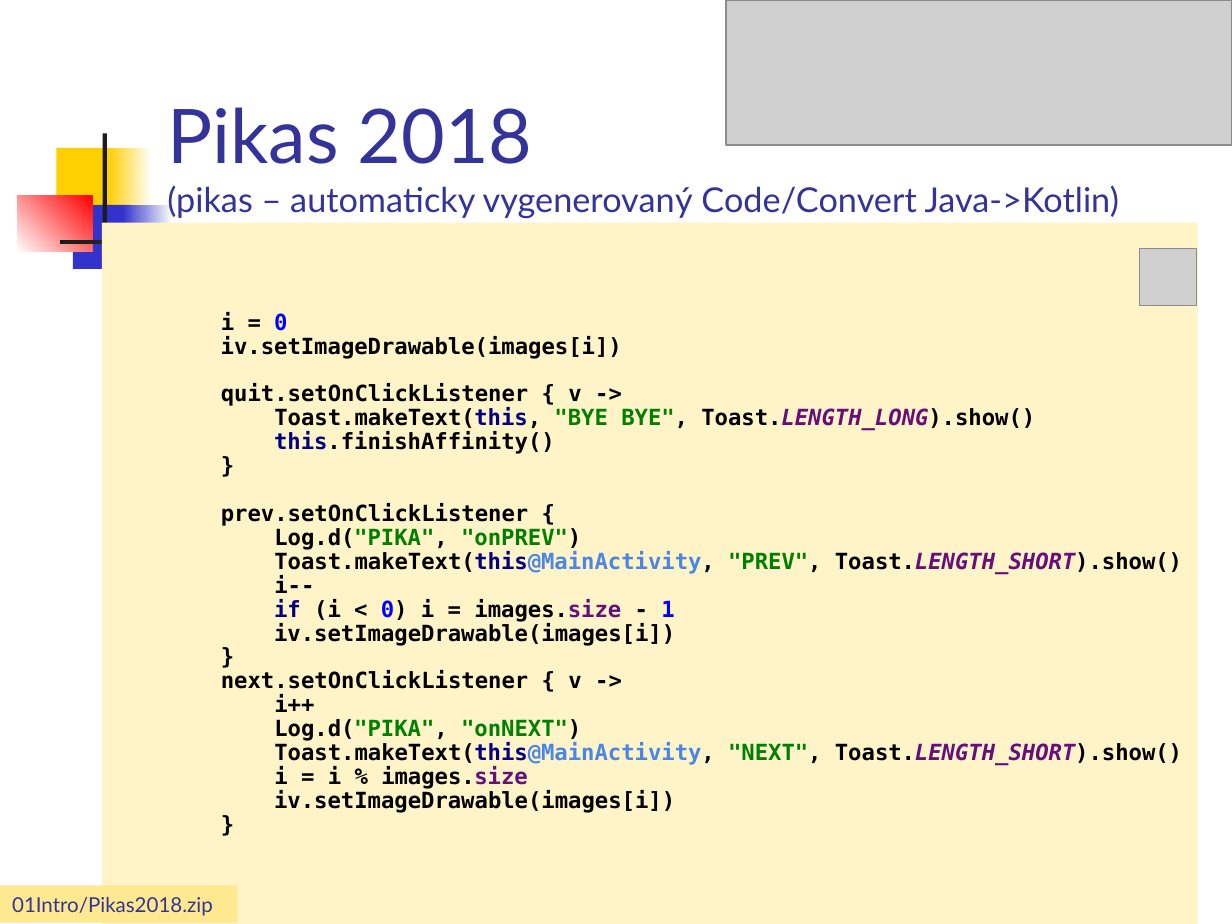
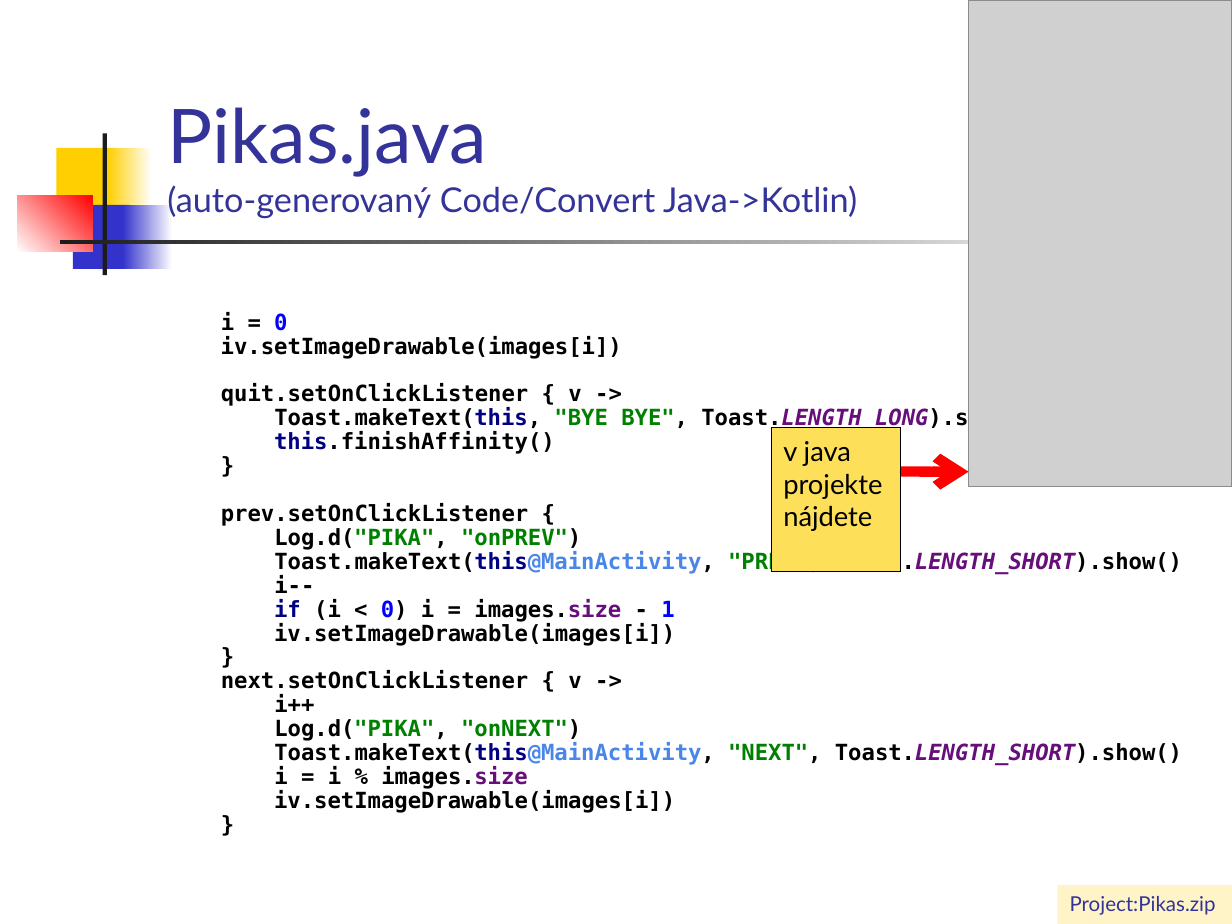
Before and after one commit to vmandro/Prednasky, a slide deck: slide 21 of 04/04_Android.ppt (slide 22 before the commit). Drawn at 1232x924 pixels with LibreOffice and Linux fonts; fonts in the diff are those of the drawing; grey boxes stand for pictures. Boxes give left, top, right and bottom in pixels: in the first picture for what was removed or moved away, otherwise in the second. Text is boxed around its words. In the diff, an @@ line names an element or a change of style, - is before the commit and + after.

```diff
--- a/04/04_Android.ppt
+++ b/04/04_Android.ppt
@@ picture removed at [726,0,1232,145] @@
@@ picture: place and size @@
-picture at [1140,249,1196,306]
+picture at [968,0,1232,487]
@@ title at [167,107,857,219]: text changed @@
-Pikas 2018
-(pikas – automaticky vygenerovaný Code/Convert Java->Kotlin)
+Pikas.java
+(auto-generovaný Code/Convert Java->Kotlin)
@@ text "i = 0 iv.setImageDrawable(images[i]) quit.setOnClickListener ...": place and size @@
-text "i = 0 iv.setImageDrawable(images[i]) quit.setOnClickListener ..." at [102,223,1199,924]
+text "i = 0 iv.setImageDrawable(images[i]) quit.setOnClickListener ..." at [221,312,1182,813]
@@ text "i = 0 iv.setImageDrawable(images[i]) quit.setOnClickListener ..." at [221,312,1182,813]: fill #FFF4C8 to none @@
@@ rectangle added at [771,428,901,572], fill #FEDF59, outline #000000 0.74 pt, 16 pt, text #000000 @@
+v java projekte nájdete
@@ arrow added from (901, 472) to (968, 472), #FF0000 6.01 pt @@
@@ rectangle removed at [0,886,238,923] @@
-01Intro/Pikas2018.zip
@@ rectangle added at [1057,885,1232,924], fill #FFF4C8, 12 pt, text #333399 @@
+Project:Pikas.zip
```
Also in this commit, not shown: 23 other slides changed, 1 slide added, 29 slides removed, 1 other file.
